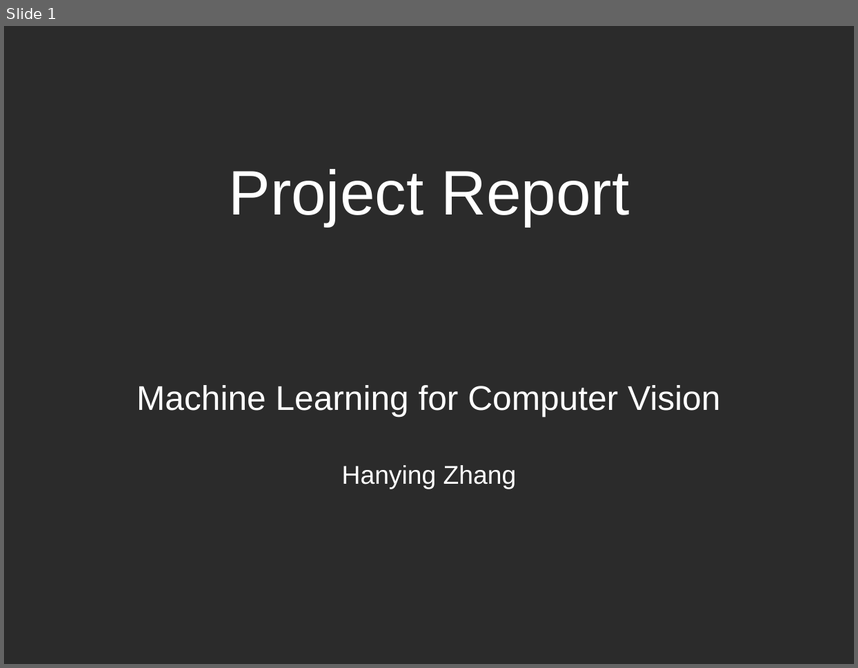
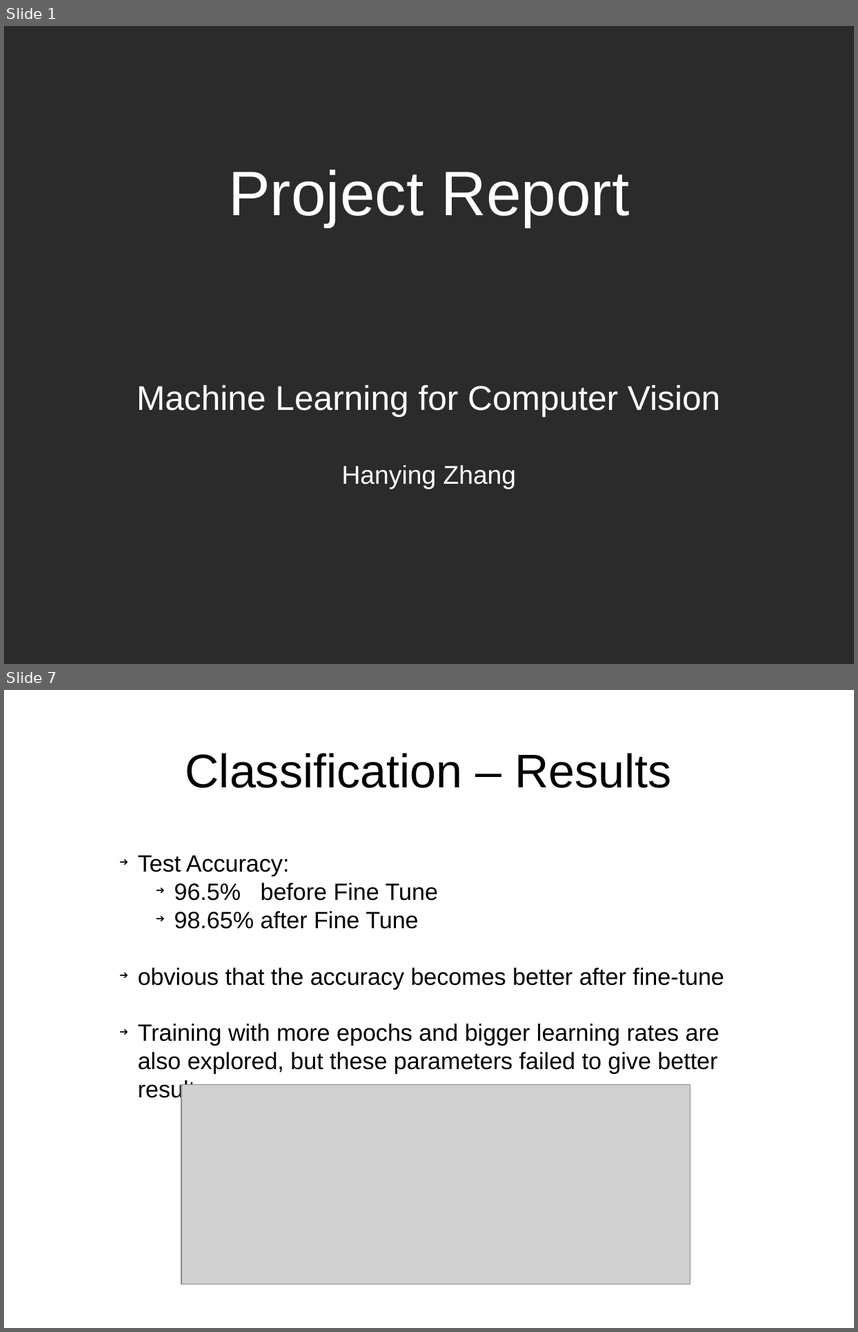
Before and after one commit to runnphoenix/ViT-experiment, a slide deck: report/report.pptx. Shown one above the other, each under a label of ours: slide 1 before the commit, slides 1 and 7 after it; the slides between them are not shown. The pictures are 858x668 and 858x1332 pixels, drawn with LibreOffice and Linux fonts; fonts in the diff are those of the drawing; grey boxes stand for pictures; background and template pictures are left out; a plain dark background stands for a picture behind light text. Boxes give left, top, right and bottom in pixels: in the first picture for what was removed or moved away, otherwise in the second. Text is boxed around its words. In the diff, an @@ line names an element or a change of style, - is before the commit and + after.

```diff
--- a/report/report.pptx
+++ b/report/report.pptx
@@ slide 7 added at (4, 690, 854, 1328), background picture (left out) @@
@@ text added at (185, 753, 672, 788), 44 pt, text #000000 @@
+Classification – Results
@@ text added at (138, 855, 724, 1074), 22 pt, text #000000 @@
+➔ Test Accuracy:
+    ➔ 96.5% before Fine Tune
+    ➔ 98.65% after Fine Tune
+➔ obvious that the accuracy becomes better after fine-tune
+➔ Training with more epochs and bigger learning rates are also explored, but these parameters failed to give better results
@@ picture added at (181, 1085, 691, 1284) @@
```
Also in this commit, not shown: 1 slide changed, 9 other slides added, 1 slide removed, 5 other files.
